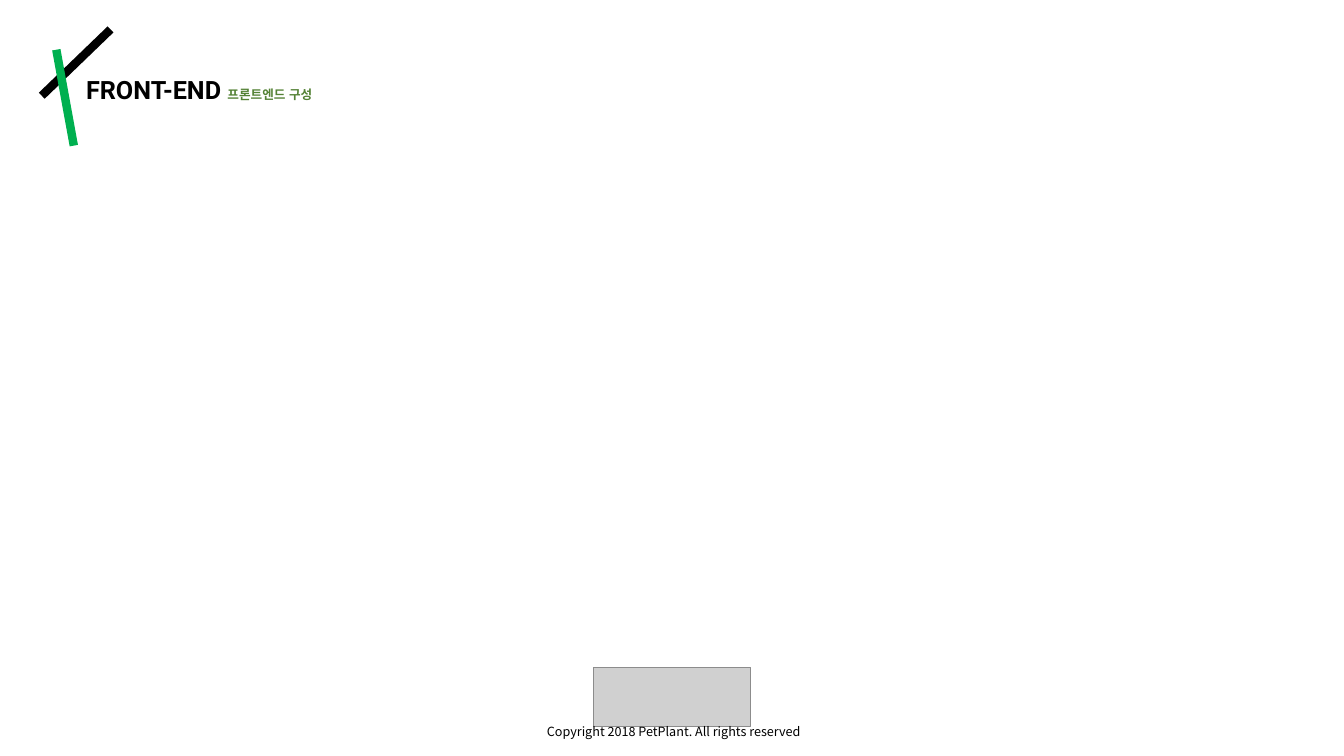
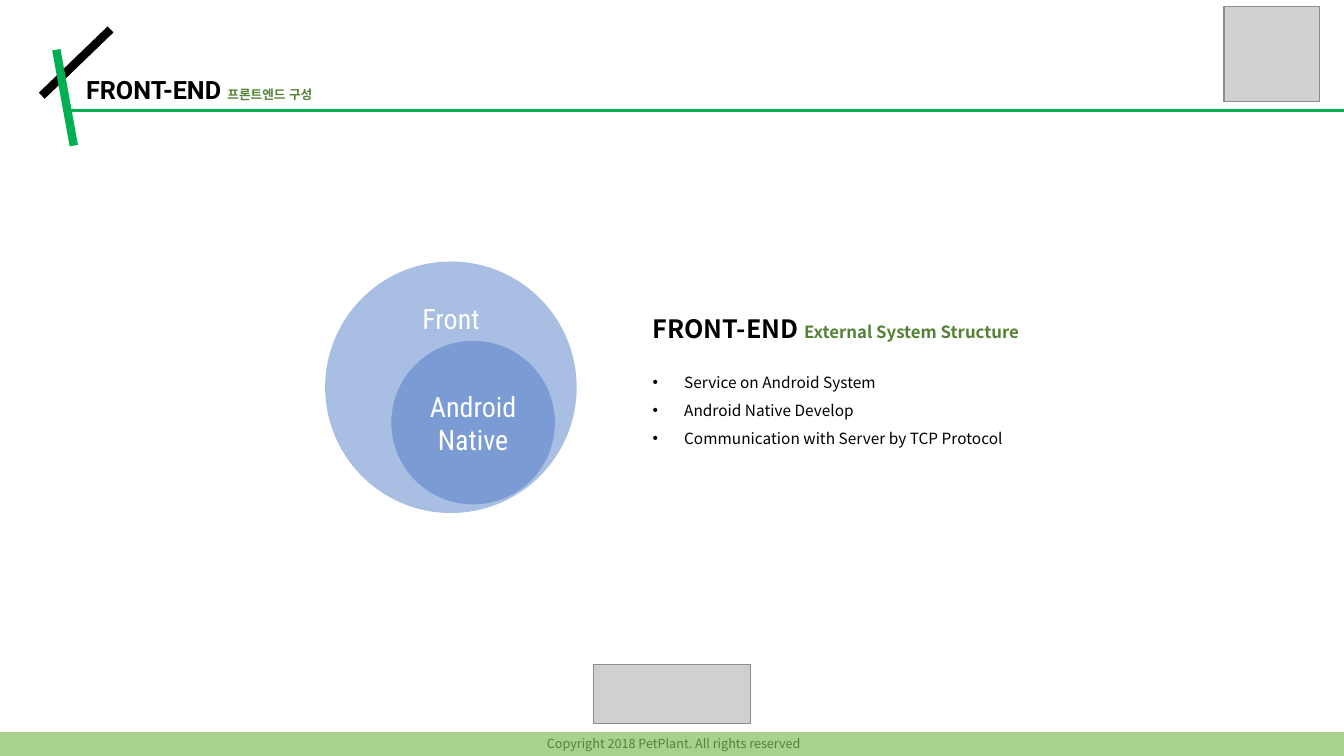
Before and after one commit to noreebia/pet-plant, a slide deck: slide 9 of PPT/ppt_final.pptx. Drawn at 1344x756 pixels with LibreOffice and Linux fonts; fonts in the diff are those of the drawing; grey boxes stand for pictures. Boxes give left, top, right and bottom in pixels: in the first picture for what was removed or moved away, otherwise in the second. Text is boxed around its words. In the diff, an @@ line names an element or a change of style, - is before the commit and + after.

```diff
--- a/PPT/ppt_final.pptx
+++ b/PPT/ppt_final.pptx
@@ picture added at <box>1224,6,1320,102</box> @@
@@ line added from (68, 110) to (1344, 110), #00B050 2.25 pt @@
@@ ellipse added at <box>326,261,578,513</box>, fill #4472C4 at 46% opacity @@
@@ text added at <box>422,309,479,329</box>, 20 pt, text #FFFFFF @@
+Front
@@ text added at <box>653,319,1019,448</box>, 11 pt, text #000000 @@
+FRONT-END External System Structure
+• Service on Android System
+• Android Native Develop
+• Communication with Server by TCP Protocol
@@ ellipse added at <box>391,341,555,504</box>, fill #4472C4 at 46% opacity, 20 pt, text #FFFFFF @@
+Android Native
@@ rectangle added at <box>0,732,1344,756</box>, fill #A9D18E @@
@@ text "Copyright 2018 PetPlant. All rights ...": place and size @@
-text "Copyright 2018 PetPlant. All rights ..." at <box>547,723,800,739</box>
+text "Copyright 2018 PetPlant. All rights ..." at <box>547,738,800,751</box>
@@ text "Copyright 2018 PetPlant. All rights ..." at <box>547,738,800,751</box>: text colour #000000 to #548235 @@
```
Also in this commit, not shown: 15 other slides changed.
